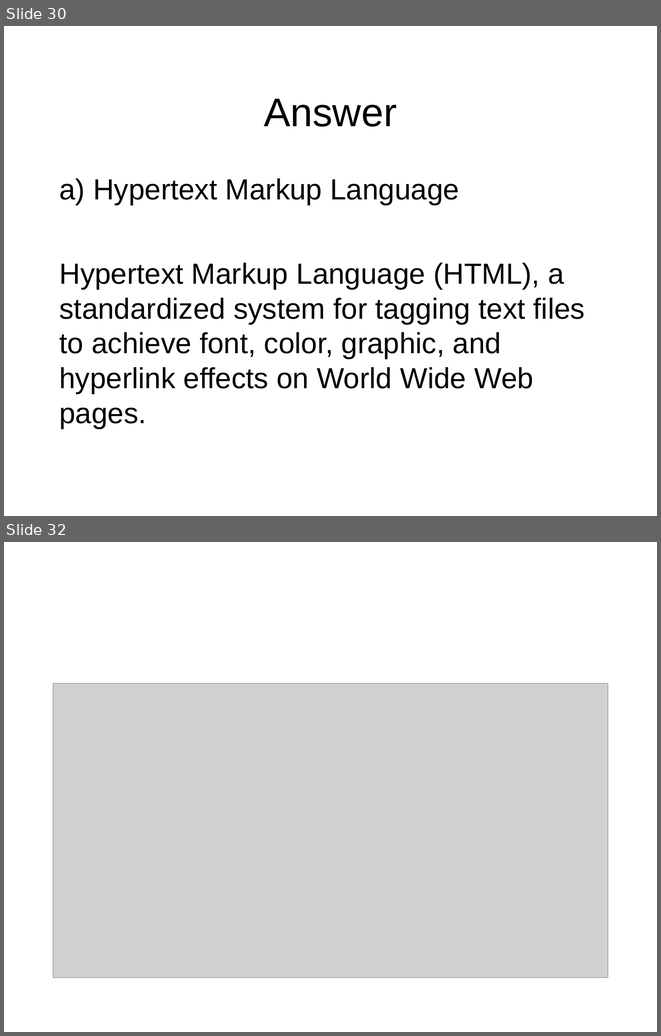
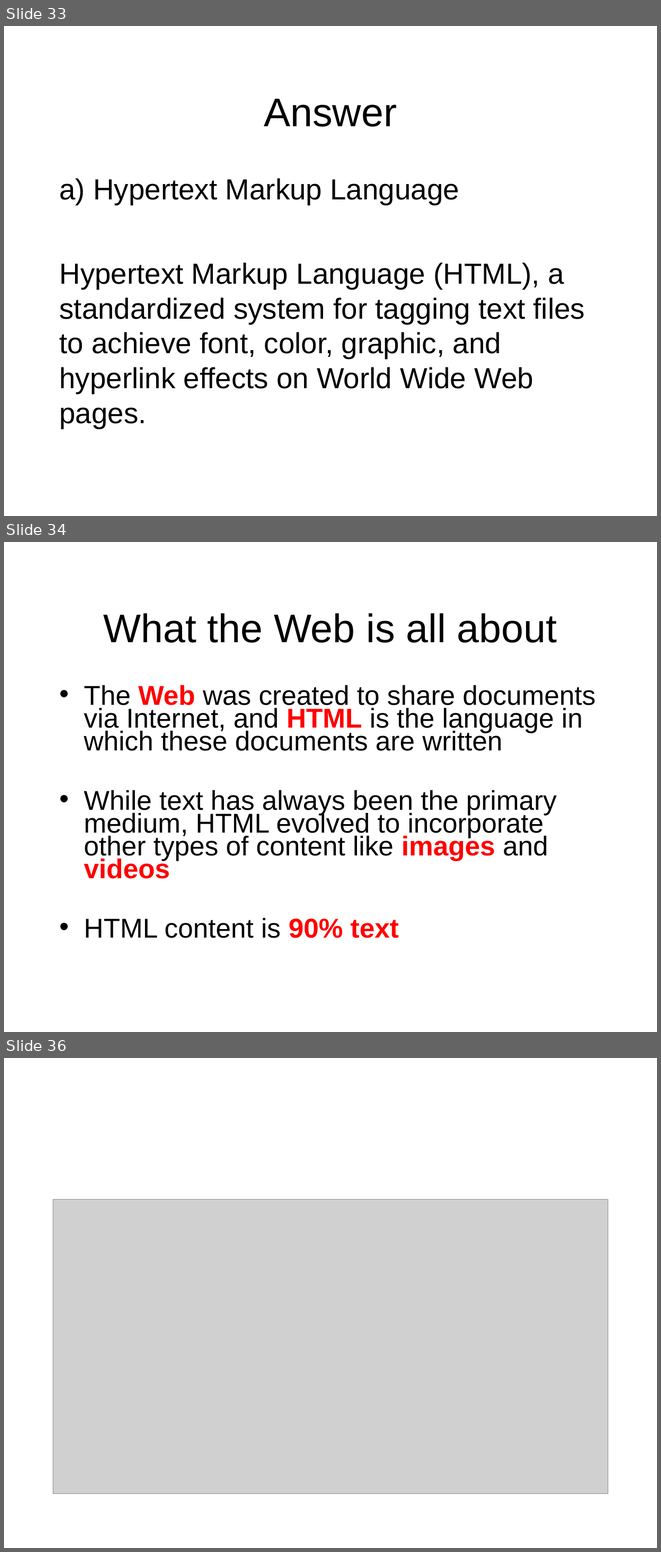
Before and after one commit to octaviordz/zjnu2017.github.io, a slide deck: WAD/lectures/010--Introduction.ppt. Shown one above the other, each under a label of ours: slides 30 and 32 before the commit, slides 33, 34 and 36 after it; the slides between them are not shown. The pictures are 661x1036 and 661x1552 pixels, drawn with LibreOffice and Linux fonts; fonts in the diff are those of the drawing; grey boxes stand for pictures. Boxes give left, top, right and bottom in pixels: in the first picture for what was removed or moved away, otherwise in the second. Text is boxed around its words. In the diff, an @@ line names an element or a change of style, - is before the commit and + after.

```diff
--- a/WAD/lectures/010--Introduction.ppt
+++ b/WAD/lectures/010--Introduction.ppt
@@ slide 34 added at box(4, 542, 657, 1032), background #FFFFFF @@
@@ title added at box(103, 613, 557, 643), 44 pt, text #000000 @@
+What the Web is all about
@@ text added at box(84, 685, 595, 938), 30 pt, text #000000 @@
+• The Web was created to share documents via Internet, and HTML is the language in which these documents are written
+• While text has always been the primary medium, HTML evolved to incorporate other types of content like images and videos
+• HTML content is 90% text
@@ what was slide 30 is now slide 33 @@
@@ what was slide 32 is now slide 36 @@
```
Also in this commit, not shown: 2 slides changed, 4 other slides added, 1 slide removed, 1 other file.
